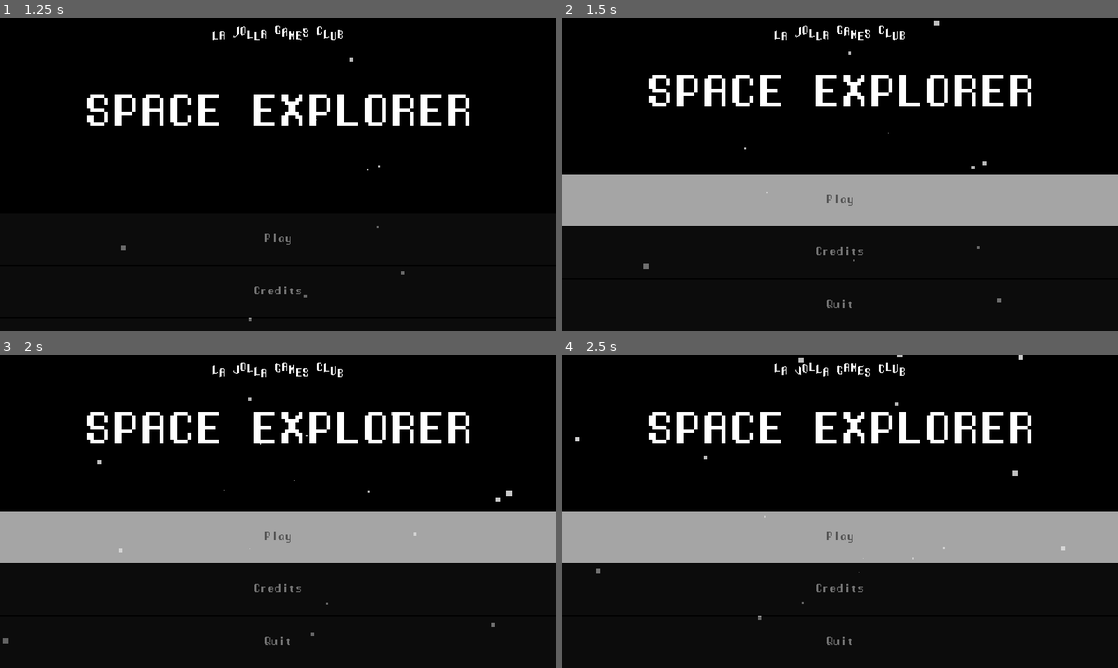
Above: before the commit, frames 1-4 (two rows, left to right).
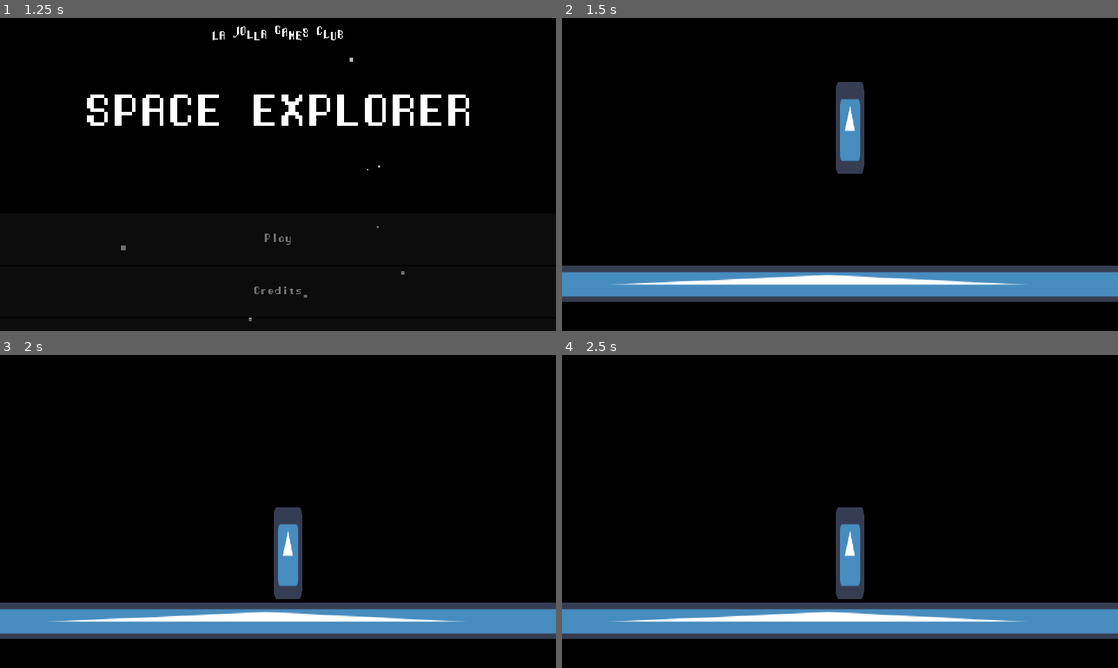
Above: after the commit, the same moments.

Repository: lajollagamesclub/week-135
Game: Godot game, scene res://TitleScreen.tscn
The game is run twice, just before and just after one commit, with the same random seed, the same clock (stepped at 60 frames per second) and the same inputs. The engine's default icon, where the game draws it, is replaced by a stand-in: a white triangle on a blue panel in a dark square.
Inputs (mouse positions are in pixels of both pictures, inside the frame that each line leads up to):
- Up to frame 1 (1.25 s): hold D (g_right, bound only after the commit) from 0.53 s (still down); tap Space (g_jump, bound only after the commit) at 0.6, 0.77, 1.07 s
- Up to frame 2 (1.5 s): release D (g_right, bound only after the commit) at 1.25 s; click "Play" at 1.25 s
- Up to frame 3 (2 s): no input
- Up to frame 4 (2.5 s): click (840, 536) at 2 s, where only the run before the commit has a clickable "Play"

Frame 1 is identical in both runs. In frame 2, 32% of the frame differs, in the area x 0-100%, y 0-93%; in frame 3, 32%; in frame 4, 32%.

Commit message:
Add basic platforming script and improve other scenes

Diff:
--- a/src/Credits.tscn
+++ b/src/Credits.tscn
@@ -9,13 +9,16 @@
 
 [node name="CreditsLabel" type="Label" parent="UI"]
 anchor_right = 1.0
+margin_left = 120.0
+margin_right = -127.0
 margin_bottom = 812.0
 theme = ExtResource( 2 )
-text = "Cameron Reikes ( creikey ) - project lead, programming, shaders
+text = "Cameron Reikes ( creikey ) - project lead, programming, shaders, music, sfx
 
 Zhiyi Lin ( Stvin_Artist ) - pixel art"
 align = 1
 valign = 1
+autowrap = true
 __meta__ = {
 "_edit_use_anchors_": false
 }
--- /dev/null
+++ b/src/Game.tscn
@@ -0,0 +1,41 @@
+[gd_scene load_steps=5 format=2]
+
+[ext_resource path="res://Player.gd" type="Script" id=1]
+[ext_resource path="res://icon.png" type="Texture" id=2]
+
+[sub_resource type="RectangleShape2D" id=1]
+extents = Vector2( 47.1885, 159.372 )
+
+[sub_resource type="RectangleShape2D" id=2]
+extents = Vector2( 1910.79, 76.1891 )
+
+[node name="Game" type="Node2D"]
+
+[node name="Player" type="KinematicBody2D" parent="."]
+position = Vector2( 994.391, 315.811 )
+script = ExtResource( 1 )
+__meta__ = {
+"_edit_group_": true
+}
+
+[node name="CollisionShape2D" type="CollisionShape2D" parent="Player"]
+shape = SubResource( 1 )
+
+[node name="PlaceholderSprite" type="Sprite" parent="Player"]
+position = Vector2( -0.331724, 2.32198 )
+scale = Vector2( 1.54939, 4.94942 )
+texture = ExtResource( 2 )
+
+[node name="TestingPlatform" type="StaticBody2D" parent="."]
+position = Vector2( 1000.29, 916.19 )
+__meta__ = {
+"_edit_group_": true
+}
+
+[node name="CollisionShape2D" type="CollisionShape2D" parent="TestingPlatform"]
+shape = SubResource( 2 )
+
+[node name="Sprite" type="Sprite" parent="TestingPlatform"]
+position = Vector2( -113.843, 3.38554e-05 )
+scale = Vector2( 63.2581, 1.94869 )
+texture = ExtResource( 2 )
--- /dev/null
+++ b/src/Player.gd
@@ -0,0 +1,15 @@
+extends KinematicBody2D
+
+var accel: Vector2 = Vector2(0.0, 4000)
+var vel: Vector2 = Vector2()
+
+func _physics_process(delta):
+	var horizontal: float = float(Input.is_action_pressed("g_right")) - float(Input.is_action_pressed("g_left"))
+
+	vel += accel*delta
+	vel.x = horizontal*400.0
+
+	if Input.is_action_just_pressed("g_jump"):
+		vel.y = -900.0
+
+	vel = move_and_slide(vel, Vector2(0.0, 1.0))
--- a/src/TitleScreen.tscn
+++ b/src/TitleScreen.tscn
@@ -6,22 +6,21 @@
 [ext_resource path="res://TravelButton.tscn" type="PackedScene" id=4]
 [ext_resource path="res://wavy.shader" type="Shader" id=5]
 
-[sub_resource type="Curve" id=6]
+[sub_resource type="Curve" id=1]
 _data = [ Vector2( 0, 0 ), 0.0, 0.0, 0, 0, Vector2( 0.374137, 0.8872 ), 0.0, 0.0, 0, 0, Vector2( 1, 1 ), 0.0, 0.0, 0, 0 ]
 
-[sub_resource type="Gradient" id=5]
+[sub_resource type="Gradient" id=2]
 offsets = PoolRealArray( 0, 0.476821, 0.735099 )
 colors = PoolColorArray( 0.636719, 0.636719, 0.636719, 1, 0.816406, 0.816406, 0.816406, 1, 0, 0, 0, 1 )
 
-[sub_resource type="ShaderMaterial" id=4]
+[sub_resource type="ShaderMaterial" id=3]
 shader = ExtResource( 5 )
 
-[sub_resource type="DynamicFont" id=1]
+[sub_resource type="DynamicFont" id=4]
 size = 144
 font_data = ExtResource( 2 )
 
-[sub_resource type="Animation" id=2]
-resource_name = "intro"
+[sub_resource type="Animation" id=5]
 length = 1.5
 tracks/0/type = "value"
 tracks/0/path = NodePath("Label:rect_size")
@@ -96,7 +95,7 @@
 
 [node name="AnimationPlayer" type="AnimationPlayer" parent="UI"]
 autoplay = "intro"
-anims/intro = SubResource( 2 )
+anims/intro = SubResource( 5 )
 
 [node name="Buttons" type="VBoxContainer" parent="UI"]
 modulate = Color( 1, 1, 1, 0.498039 )
@@ -109,6 +108,7 @@
 }
 
 [node name="PlayButton" parent="UI/Buttons" instance=ExtResource( 4 )]
+target_scene_file = "res://Game.tscn"
 
 [node name="CreditsButton" parent="UI/Buttons" instance=ExtResource( 4 )]
 margin_top = 181.0
@@ -119,7 +119,7 @@
 [node name="QuitButton" type="Button" parent="UI/Buttons"]
 margin_top = 362.0
 margin_right = 1920.0
-margin_bottom = 539.0
+margin_bottom = 540.0
 size_flags_horizontal = 3
 size_flags_vertical = 3
 text = "Quit"
--- a/src/project.godot
+++ b/src/project.godot
@@ -26,6 +26,28 @@
 window/stretch/mode="2d"
 window/stretch/aspect="keep"
 
+[input]
+
+g_left={
+"deadzone": 0.5,
+"events": [ Object(InputEventKey,"resource_local_to_scene":false,"resource_name":"","device":0,"alt":false,"shift":false,"control":false,"meta":false,"command":false,"pressed":false,"scancode":65,"unicode":0,"echo":false,"script":null)
+, Object(InputEventKey,"resource_local_to_scene":false,"resource_name":"","device":0,"alt":false,"shift":false,"control":false,"meta":false,"command":false,"pressed":false,"scancode":16777231,"unicode":0,"echo":false,"script":null)
+ ]
+}
+g_right={
+"deadzone": 0.5,
+"events": [ Object(InputEventKey,"resource_local_to_scene":false,"resource_name":"","device":0,"alt":false,"shift":false,"control":false,"meta":false,"command":false,"pressed":false,"scancode":68,"unicode":0,"echo":false,"script":null)
+, Object(InputEventKey,"resource_local_to_scene":false,"resource_name":"","device":0,"alt":false,"shift":false,"control":false,"meta":false,"command":false,"pressed":false,"scancode":16777233,"unicode":0,"echo":false,"script":null)
+ ]
+}
+g_jump={
+"deadzone": 0.5,
+"events": [ Object(InputEventKey,"resource_local_to_scene":false,"resource_name":"","device":0,"alt":false,"shift":false,"control":false,"meta":false,"command":false,"pressed":false,"scancode":32,"unicode":0,"echo":false,"script":null)
+, Object(InputEventKey,"resource_local_to_scene":false,"resource_name":"","device":0,"alt":false,"shift":false,"control":false,"meta":false,"command":false,"pressed":false,"scancode":87,"unicode":0,"echo":false,"script":null)
+, Object(InputEventKey,"resource_local_to_scene":false,"resource_name":"","device":0,"alt":false,"shift":false,"control":false,"meta":false,"command":false,"pressed":false,"scancode":16777232,"unicode":0,"echo":false,"script":null)
+ ]
+}
+
 [rendering]
 
 quality/driver/driver_name="GLES2"
Not shown: 2 places in src/TitleScreen.tscn that only renumber resources
